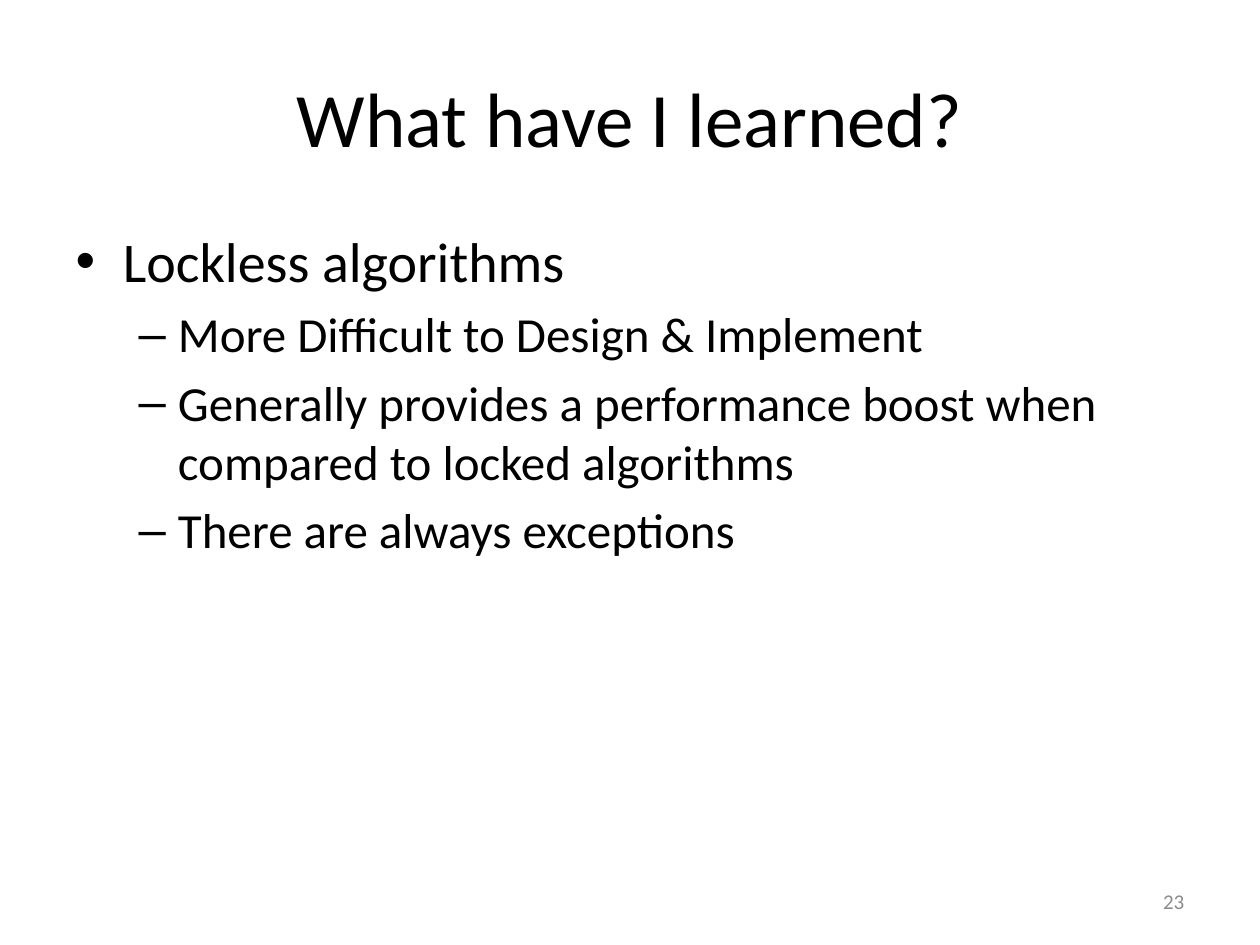
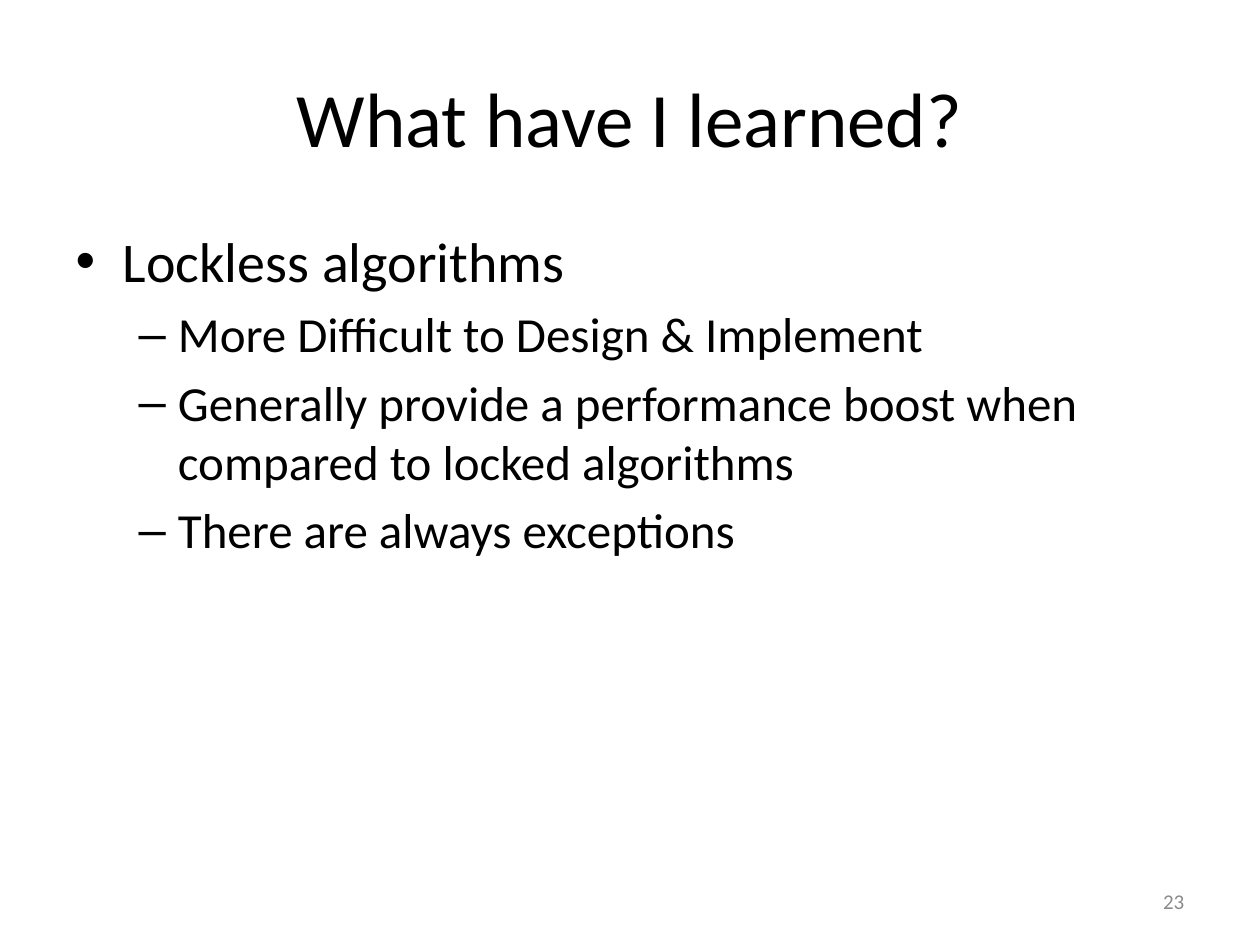
Before and after one commit to gibsonma/FYP, a slide deck: slide 23 of Report/FYP_Presentation.pptx. Drawn at 1260x945 pixels with LibreOffice and Linux fonts; fonts in the diff are those of the drawing. Boxes give left, top, right and bottom in pixels: in the first picture for what was removed or moved away, otherwise in the second. Text is boxed around its words. In the diff, an @@ line names an element or a change of style, - is before the commit and + after.

```diff
--- a/Report/FYP_Presentation.pptx
+++ b/Report/FYP_Presentation.pptx
@@ text at bbox=[178, 387, 1077, 489]: text changed @@
-  – Generally provides a performance boost when compared to locked algorithms
+  – Generally provide a performance boost when compared to locked algorithms
```
Also in this commit, not shown: 8 other files.
